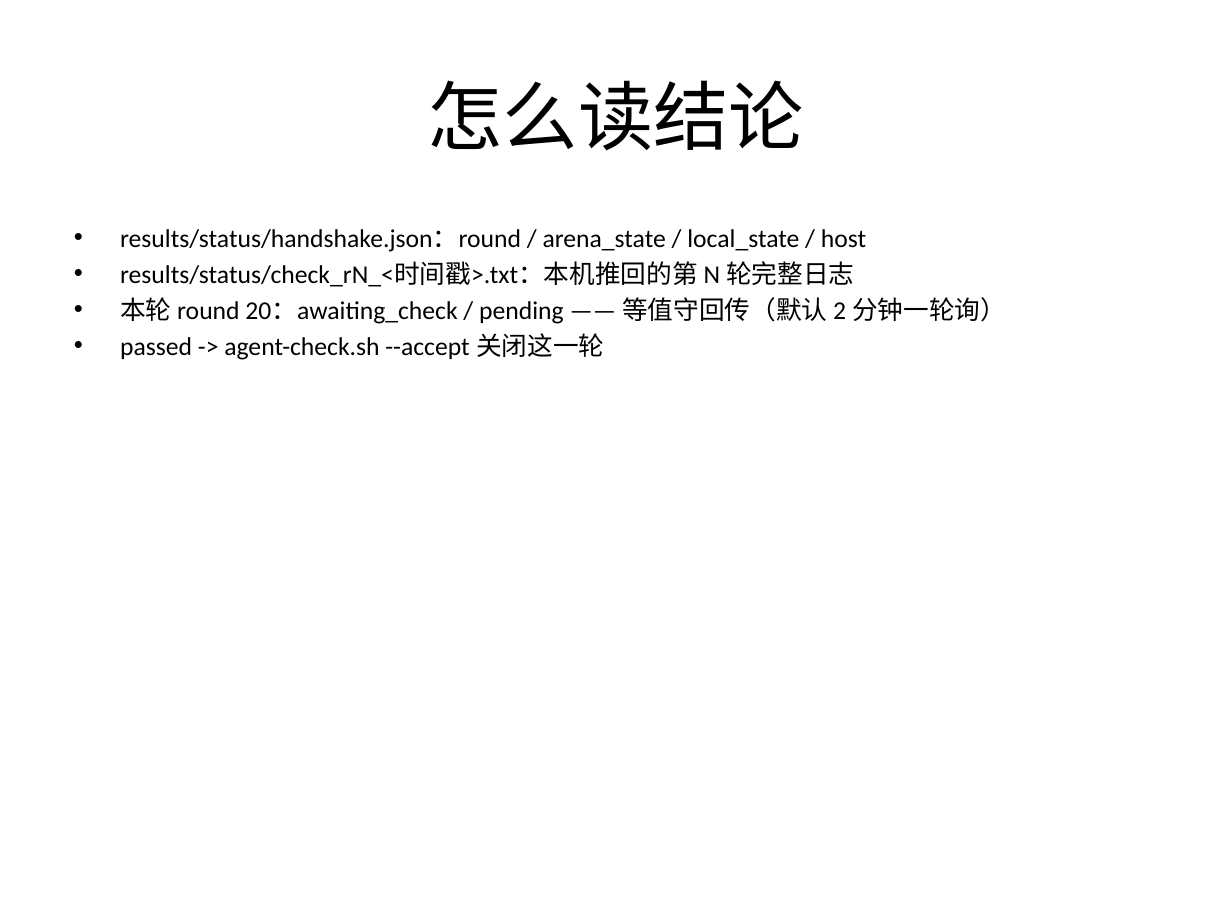
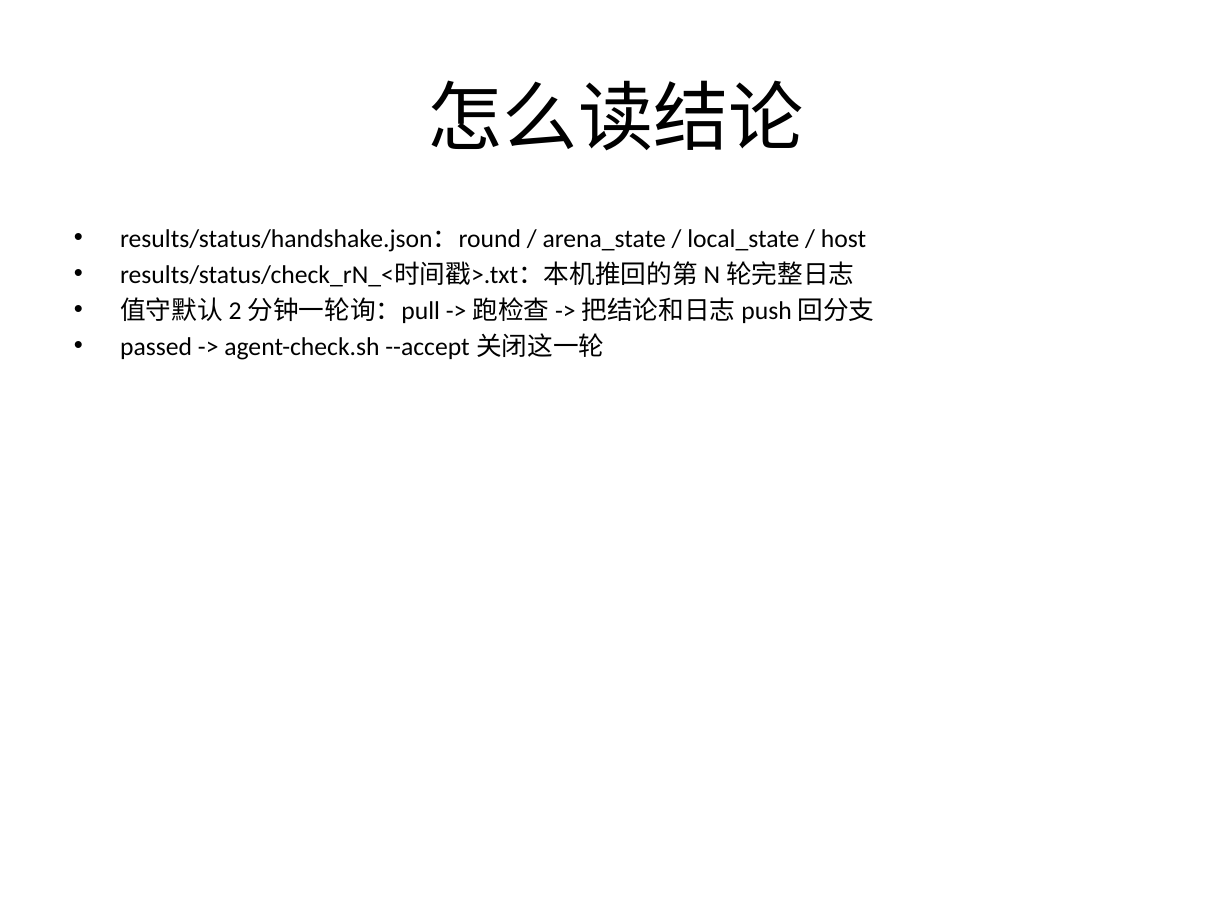
Before and after one commit to mqgg5630-cyber/git-pull-arena, a slide deck: slide 7 of deliverable/BRIDGE_01a0aa00_v2.8.1.pptx. Drawn at 1232x924 pixels with LibreOffice and Linux fonts; fonts in the diff are those of the drawing. Boxes give left, top, right and bottom in pixels: in the first picture for what was removed or moved away, otherwise in the second. Text is boxed around its words. In the diff, an @@ line names an element or a change of style, - is before the commit and + after.

Commit message:
feat: round 21 - user guide docx/pptx (install / daily commands / watcher / troubleshooting) + refreshed bridge report + manifest

```diff
--- a/deliverable/BRIDGE_01a0aa00_v2.8.1.pptx
+++ b/deliverable/BRIDGE_01a0aa00_v2.8.1.pptx
@@ text at <box>120,297,875,323</box>: text changed @@
-• 本轮 round 20：awaiting_check / pending —— 等值守回传（默认 2 分钟一轮询）
+• 值守默认 2 分钟一轮询：pull -> 跑检查 -> 把结论和日志 push 回分支
```
Also in this commit, not shown: 8 other files.
